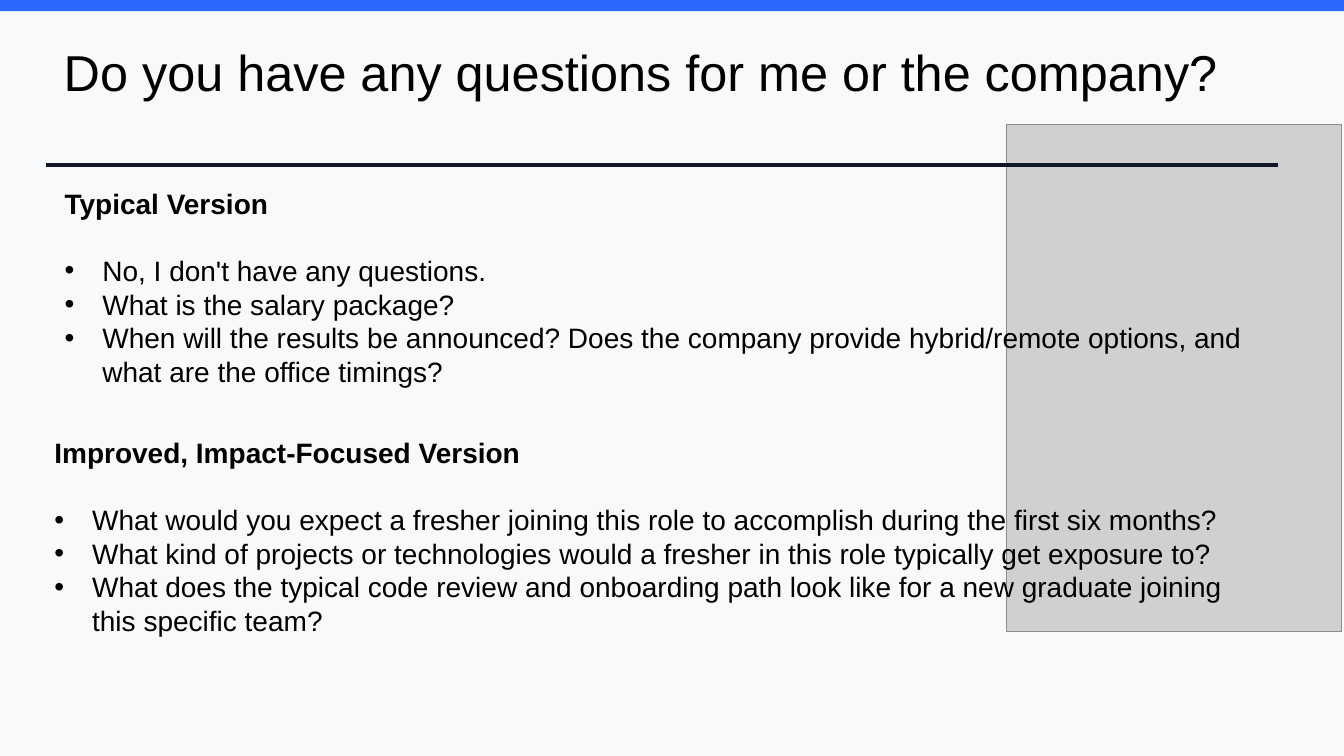
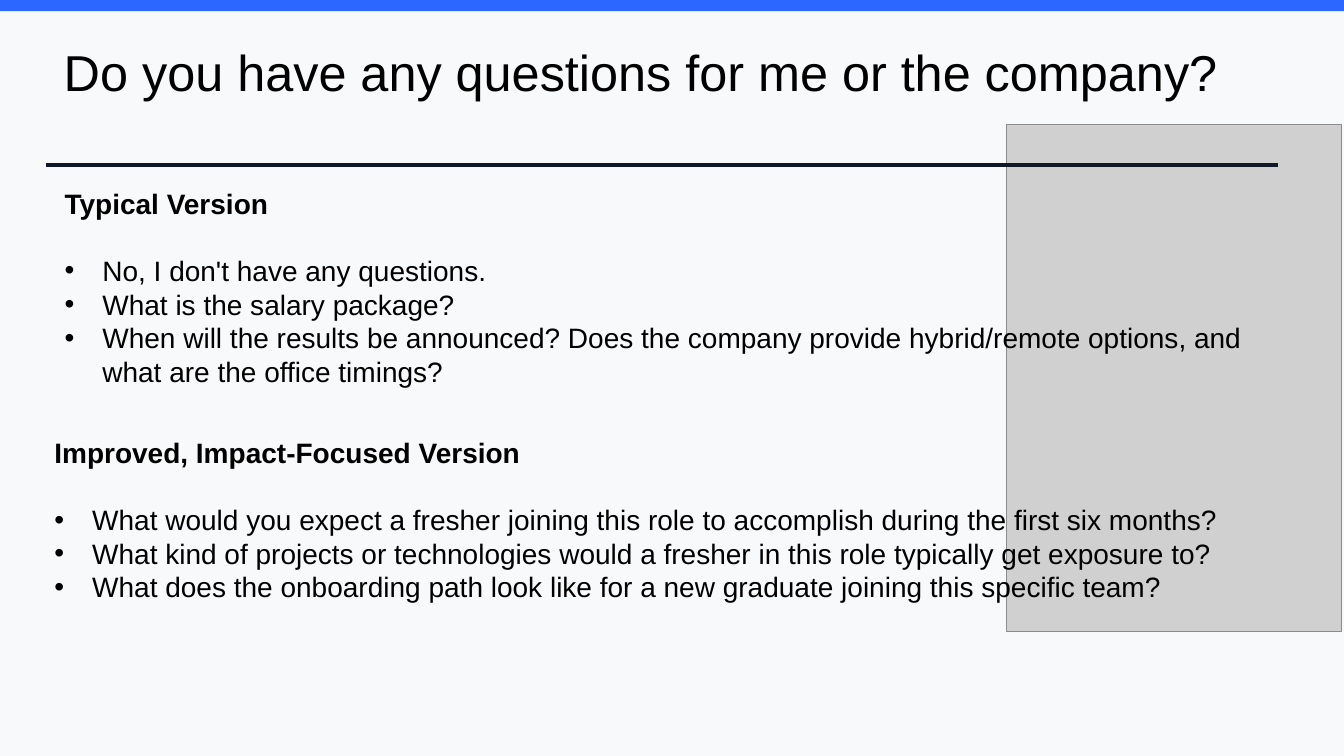
Before and after one commit to brinda-25/workshop, a slide deck: slide 10 of Day4/Mastering_Interview.pptx. Drawn at 1344x756 pixels with LibreOffice and Linux fonts; fonts in the diff are those of the drawing; grey boxes stand for pictures; background and template pictures are left out. Boxes give left, top, right and bottom in pixels: in the first picture for what was removed or moved away, otherwise in the second. Text is boxed around its words. In the diff, an @@ line names an element or a change of style, - is before the commit and + after.

```diff
--- a/Day4/Mastering_Interview.pptx
+++ b/Day4/Mastering_Interview.pptx
@@ text at box(92, 576, 1161, 603): text changed @@
-• What does the typical code review and onboarding path look like for a new graduate joining this specific team?
+• What does the onboarding path look like for a new graduate joining this specific team?
```
Also in this commit, not shown: 2 other slides changed, 1 slide removed.
